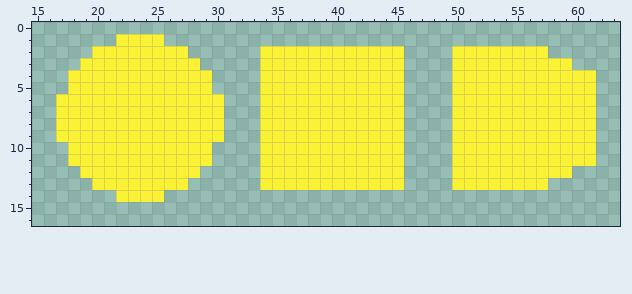
Edited in one commit: pixel-art sprite (resources/assets/snake.png). Above, as it was before the edit.
The file is 64x64 pixels. Shown: x 15..63, y 0..16. The old version is drawn lined up with the new one.
The result:
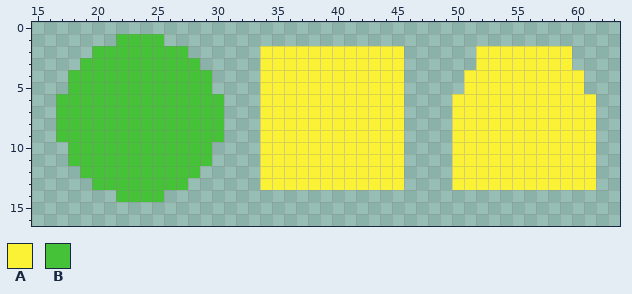
Palette (. is transparent): A #fbf236  B #45c237
The author wrote: basic snake + food draw
What changed:
whole drawing moved by +16,+0 (the old picture is shown already moved)
The author put colour A in row 2 at x 58 to 59; in row 12 at x 60 to 61; in row 13 at x 58 to 61.
Colour A becomes colour B in row 1 at x 22 to 25; in row 2 at x 20 to 27; in row 3 at x 19 to 28; in rows 4 to 5 at x 18 to 29; in rows 6 to 9 at x 17 to 30; in rows 10 to 11 at x 18 to 29.
Colour A becomes colour B in row 12 at x 19 to 28; in row 13 at x 20 to 27; in row 14 at x 22 to 25.
The edit erases colour A in rows 2 to 3 at x 50 to 51; in rows 4 to 5 at x 50 and 61.
